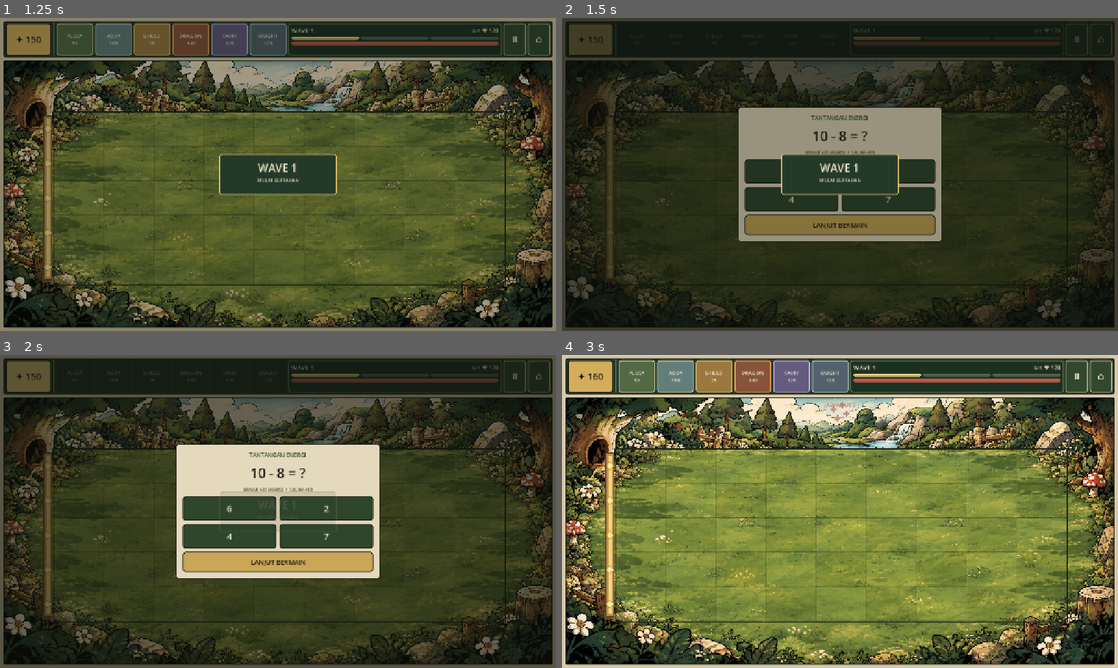
Above: before the commit, frames 1-4 (two rows, left to right).
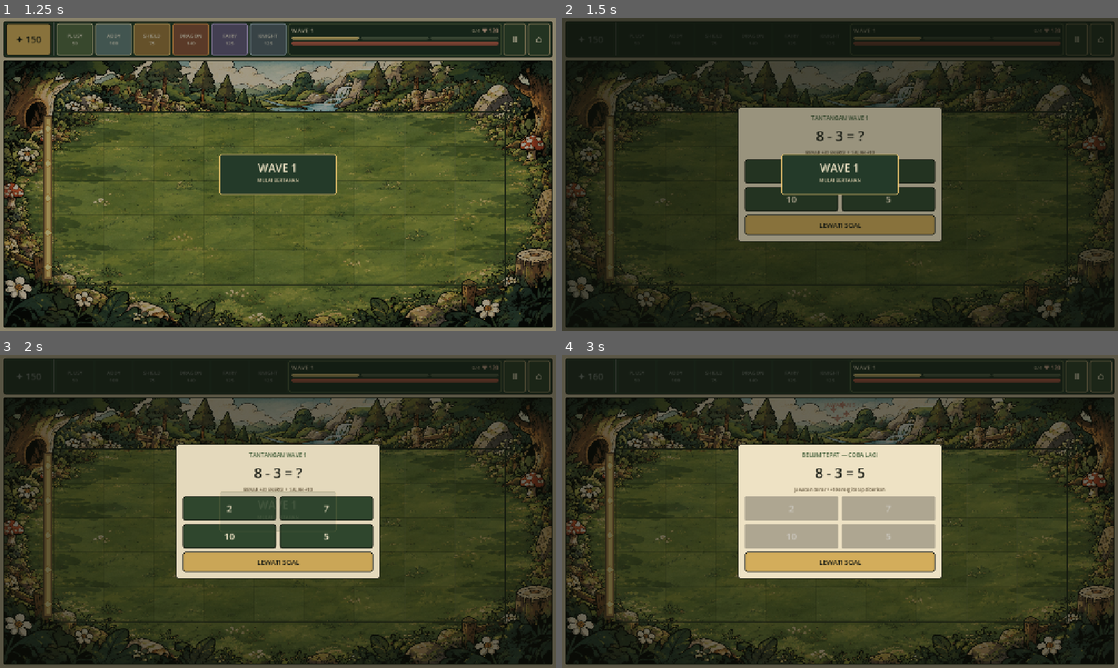
Above: after the commit, the same moments.

Repository: mukhlishulkhaniif/Pengantar-Game
Game: Godot game, scene res://scenes/main_menu.tscn
Two runs of this game, one before a commit and one after it. Both use one fixed random seed, a clock stepped at 60 frames per second and the inputs below.
Inputs (mouse positions are in pixels of both pictures, inside the frame that each line leads up to):
- Up to frame 1 (1.25 s): click "MULAI" at 0.5 s
- Up to frame 2 (1.5 s): click "✦ 150" at 1.25 s
- Up to frame 3 (2 s): no input
- Up to frame 4 (3 s): click "2" at 2 s; click (789, 508) at 2.75 s, where only the run before the commit has a clickable "6"

Frame 1 is identical in both runs. In frame 2, 1.0% of the frame differs, in the area x 1-60%, y 2-68%; in frame 3, 1.1%; in frame 4, 85%, in the area x 0-100%, y 0-100%.

Commit message:
Integrasikan soal matematika dengan sistem energi dan wave

Diff:
--- a/math-adventure/scripts/domain/question_generator.gd
+++ b/math-adventure/scripts/domain/question_generator.gd
@@ -4,24 +4,26 @@
 
 static func make_question(difficulty: String = "mudah") -> Dictionary:
 	var min_value: int = 0
-	var max_value: int = 20
+	var max_value: int = 10
 	var reward: int = 30
 	var difficulty_label: String = "Mudah"
 
+	# Rentang dibuat bertahap untuk anak SD. Angka pada tiap operasi
+	# dijaga agar tidak terlalu besar dan pengurangan tidak menghasilkan negatif.
 	match difficulty.to_lower():
 		"sedang", "medium":
 			min_value = 10
-			max_value = 50
-			reward = 50
+			max_value = 30
+			reward = 45
 			difficulty_label = "Sedang"
 		"sulit", "hard":
 			min_value = 20
-			max_value = 100
-			reward = 80
+			max_value = 50
+			reward = 60
 			difficulty_label = "Sulit"
 		_:
 			min_value = 0
-			max_value = 20
+			max_value = 10
 			reward = 30
 			difficulty_label = "Mudah"
 
--- a/math-adventure/scripts/presentation/battle.gd
+++ b/math-adventure/scripts/presentation/battle.gd
@@ -51,6 +51,10 @@
 var last_wave_segment_state: int = -1
 var question_popup: Control
 var question_popup_open: bool = false
+var question_result_showing: bool = false
+var question_is_wave_challenge: bool = false
+var wave_question_pending: bool = false
+var bonus_question_used_this_wave: bool = false
 var guardian_buttons: Array[Button] = []
 var guardian_button_types: Array[String] = ["Plusy", "Addy Cannon", "Shield Cube", "Multiply Dragon", "Fraction Fairy", "Number Knight"]
 
@@ -62,6 +66,15 @@
 
 func _process(delta: float) -> void:
 	_update_wave_banner(delta)
+
+	# Setiap wave dimulai dengan satu soal singkat. Soal baru muncul setelah
+	# banner wave selesai agar tidak menutupi pesan pergantian wave.
+	if wave_question_pending and not battle_finished and not paused:
+		var banner_is_visible: bool = is_instance_valid(wave_banner) and wave_banner.visible
+		if not banner_is_visible:
+			wave_question_pending = false
+			_open_question_popup(true)
+
 	if battle_finished or paused:
 		return
 
@@ -291,7 +304,7 @@
 		answer_buttons.append(answer_button)
 		answer_grid.add_child(answer_button)
 
-	var close_button := _make_button("LANJUT BERMAIN", Vector2(0, 46), true)
+	var close_button := _make_button("LEWATI SOAL", Vector2(0, 46), true)
 	close_button.size_flags_horizontal = Control.SIZE_EXPAND_FILL
 	close_button.pressed.connect(_close_question_popup)
 	popup_content.add_child(close_button)
@@ -394,10 +407,26 @@
 		return "mudah"
 	return "sedang"
 
-func _open_question_popup() -> void:
+func _open_question_popup(is_wave_challenge: bool = false) -> void:
 	if battle_finished or paused or question_popup_open:
 		return
+
+	# Jika pemain membuka tombol energi saat banner wave masih terlihat,
+	# pertanyaan ini menggantikan tantangan otomatis agar tidak muncul dua kali.
+	if wave_question_pending:
+		is_wave_challenge = true
+		wave_question_pending = false
+	elif not is_wave_challenge:
+		if bonus_question_used_this_wave:
+			feedback_label.text = "Soal bonus sudah dipakai pada wave ini."
+			feedback_label.add_theme_color_override("font_color", Color("#e9c777"))
+			return
+		bonus_question_used_this_wave = true
+
+	question_is_wave_challenge = is_wave_challenge
+	_new_question()
 	question_popup_open = true
+	question_result_showing = false
 	paused = true
 	question_popup.visible = true
 	for button in answer_buttons:
@@ -405,12 +434,13 @@
 	_refresh_hud()
 
 func _close_question_popup() -> void:
-	if not question_popup_open:
+	if not question_popup_open or question_result_showing:
 		return
 	question_popup_open = false
+	question_is_wave_challenge = false
 	paused = false
 	question_popup.visible = false
-	feedback_label.text = "LANJUT"
+	feedback_label.text = "Soal dilewati • tanpa bonus tambahan"
 	feedback_label.add_theme_color_override("font_color", Color("#e9c777"))
 	_refresh_hud()
 
@@ -418,7 +448,10 @@
 	current_question = QuestionGenerator.make_question(_difficulty_for_wave())
 	question_label.text = "%d %s %d = ?" % [int(current_question["a"]), str(current_question["operator"]), int(current_question["b"])]
 	if is_instance_valid(math_heading):
-		math_heading.text = "TANTANGAN ENERGI"
+		if question_is_wave_challenge:
+			math_heading.text = "TANTANGAN WAVE %d" % current_wave
+		else:
+			math_heading.text = "SOAL BONUS • WAVE %d" % current_wave
 	if is_instance_valid(reward_hint_label):
 		reward_hint_label.text = "BENAR +%d ENERGI  •  SALAH +10" % int(current_question["reward"])
 	var options: Array = current_question["options"]
@@ -427,11 +460,17 @@
 		answer_buttons[index].disabled = false
 
 func _on_answer_pressed(index: int) -> void:
-	if battle_finished or (paused and not question_popup_open) or not question_popup_open or index < 0 or index >= answer_buttons.size():
+	if battle_finished or not question_popup_open or question_result_showing or index < 0 or index >= answer_buttons.size():
 		return
 	var options: Array = current_question["options"]
 	if index >= options.size():
 		return
+
+	# Kunci tombol segera setelah jawaban dipilih untuk mencegah double-tap.
+	question_result_showing = true
+	for button in answer_buttons:
+		button.disabled = true
+
 	var chosen: int = int(options[index])
 	var correct: int = int(current_question["answer"])
 	var question_text: String = "%d %s %d" % [int(current_question["a"]), str(current_question["operator"]), int(current_question["b"])]
@@ -442,6 +481,9 @@
 		"answer": correct,
 		"correct": chosen == correct
 	})
+
+	# Tampilkan pembahasan sebentar sebelum gameplay dilanjutkan.
+	question_label.text = "%s = %d" % [question_text, correct]
 	if chosen == correct:
 		correct_answers += 1
 		combo += 1
@@ -453,6 +495,10 @@
 		var combo_text: String = " • KOMBO!" if combo_bonus > 0 else ""
 		feedback_label.text = "+%d energi%s" % [total_reward, combo_text]
 		feedback_label.add_theme_color_override("font_color", Color("#536943"))
+		if is_instance_valid(math_heading):
+			math_heading.text = "HEBAT! JAWABAN BENAR"
+		if is_instance_valid(reward_hint_label):
+			reward_hint_label.text = "+%d ENERGI%s" % [total_reward, combo_text]
 		if is_instance_valid(arena):
 			arena.add_visual_effect("reward", Vector2(arena.size.x * 0.5, 34.0), Color("#d3ad5b"), "+%d ENERGI" % total_reward)
 	else:
@@ -461,13 +507,23 @@
 		energy = mini(999, energy + 10)
 		feedback_label.text = "%s = %d  •  +10 energi" % [question_text, correct]
 		feedback_label.add_theme_color_override("font_color", Color("#b95c49"))
+		if is_instance_valid(math_heading):
+			math_heading.text = "BELUM TEPAT — COBA LAGI"
+		if is_instance_valid(reward_hint_label):
+			reward_hint_label.text = "Jawaban benar • +10 energi tetap diberikan"
 		if is_instance_valid(arena):
 			arena.add_visual_effect("reward", Vector2(arena.size.x * 0.5, 34.0), Color("#b95c49"), "JAWABAN %d" % correct)
+
+	_refresh_hud()
+	await get_tree().create_timer(1.15).timeout
+	if not is_instance_valid(question_popup):
+		return
+
 	question_popup_open = false
-	if is_instance_valid(question_popup):
-		question_popup.visible = false
+	question_result_showing = false
+	question_is_wave_challenge = false
 	paused = false
-	_new_question()
+	question_popup.visible = false
 	_refresh_hud()
 
 func _select_guardian(guardian_type: String) -> void:
@@ -550,7 +606,8 @@
 	spawn_target = WAVE_COUNTS[current_wave - 1]
 	spawn_timer = 0.0
 	intermission_timer = 0.0
-	_new_question()
+	wave_question_pending = true
+	bonus_question_used_this_wave = false
 	feedback_label.text = ""
 	_show_wave_banner(current_wave)
 
@@ -863,6 +920,8 @@
 func _refresh_hud() -> void:
 	if is_instance_valid(energy_button):
 		energy_button.text = "✦ %d" % energy
+		energy_button.disabled = paused or battle_finished or bonus_question_used_this_wave
+		energy_button.tooltip_text = "Soal bonus sudah dipakai pada wave ini" if bonus_question_used_this_wave else "Jawab satu soal bonus pada wave ini"
 	if is_instance_valid(core_label):
 		core_label.text = "♥ %d" % core_hp
 	if is_instance_valid(wave_label):
@@ -942,6 +1001,8 @@
 	battle_finished = true
 	paused = false
 	question_popup_open = false
+	question_result_showing = false
+	wave_question_pending = false
 	if is_instance_valid(question_popup):
 		question_popup.visible = false
 	selected_guardian = ""
Not shown, removed: math-adventure.zip
Not shown, added: math-adventure/docs/MATH_LEARNING_INTEGRATION_v1.8.md
